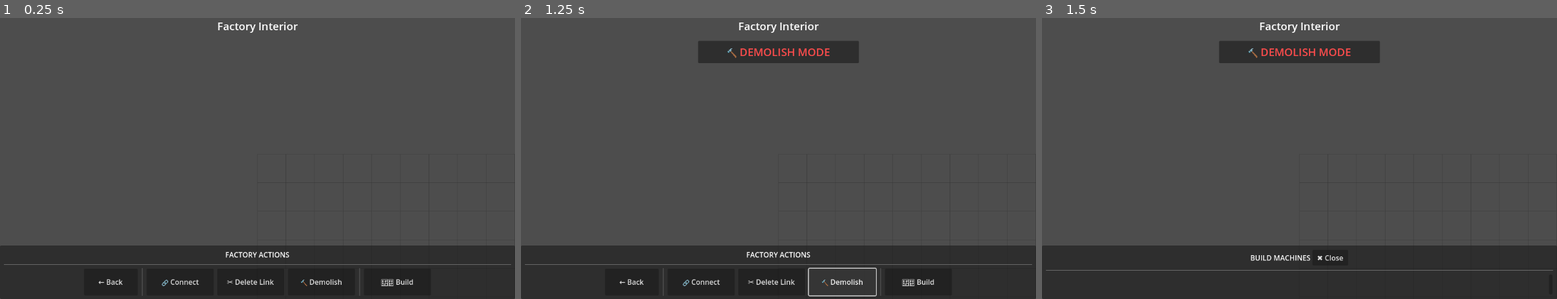
Above: before the commit, frames 1-3 (left to right).
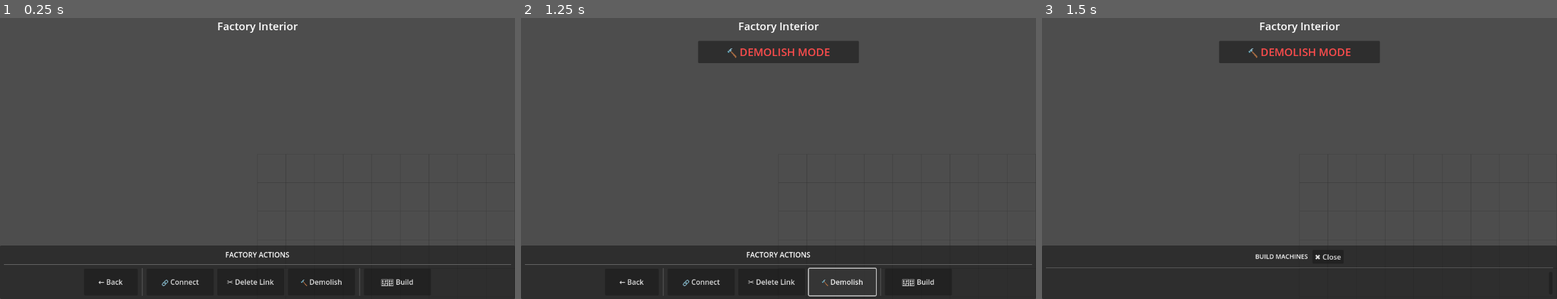
Above: after the commit, the same moments.

Repository: GergelyKrista/butykos
Game: Godot game, scene res://scenes/factory_interior/factory_interior.tscn
Same seed, same stepped clock (60 frames per second), same inputs: the game is played once before the commit and once after it. This scene is started directly instead of the project's main scene.
Inputs:
- Up to frame 1 (0.25 s): no input
- Up to frame 2 (1.25 s): click "🔨 Demolish" at 0.5 s
- Up to frame 3 (1.5 s): click "🏗️ Build" at 1.25 s

Frames 1-2 are identical in both runs. In frame 3, 0.7% of the frame differs, in the area x 0-100%, y 83-90%.

Commit message:
Make machine build menu header more compact
- Reduce title font size (16 → 14)
- Shrink close button (80x35 → 70x30)
- Reduce separator spacing for tighter header
- Gives more vertical space to machine buttons area

scenes/factory_interior/factory_interior.tscn:146-161

Diff:
--- a/scenes/factory_interior/factory_interior.tscn
+++ b/scenes/factory_interior/factory_interior.tscn
@@ -143,20 +143,22 @@
 [node name="HeaderHBox" type="HBoxContainer" parent="UI/BottomBar/MarginContainer/VBoxContainer/MachinesView"]
 layout_mode = 2
 alignment = 1
+theme_override_constants/separation = 10
 
 [node name="Title" type="Label" parent="UI/BottomBar/MarginContainer/VBoxContainer/MachinesView/HeaderHBox"]
 layout_mode = 2
-theme_override_font_sizes/font_size = 16
+theme_override_font_sizes/font_size = 14
 text = "BUILD MACHINES"
 horizontal_alignment = 1
 
 [node name="CloseButton" type="Button" parent="UI/BottomBar/MarginContainer/VBoxContainer/MachinesView/HeaderHBox"]
 layout_mode = 2
-custom_minimum_size = Vector2(80, 35)
+custom_minimum_size = Vector2(70, 30)
 text = "✖ Close"
 
 [node name="HSeparator" type="HSeparator" parent="UI/BottomBar/MarginContainer/VBoxContainer/MachinesView"]
 layout_mode = 2
+theme_override_constants/separation = 2
 
 [node name="ScrollContainer" type="ScrollContainer" parent="UI/BottomBar/MarginContainer/VBoxContainer/MachinesView"]
 layout_mode = 2
